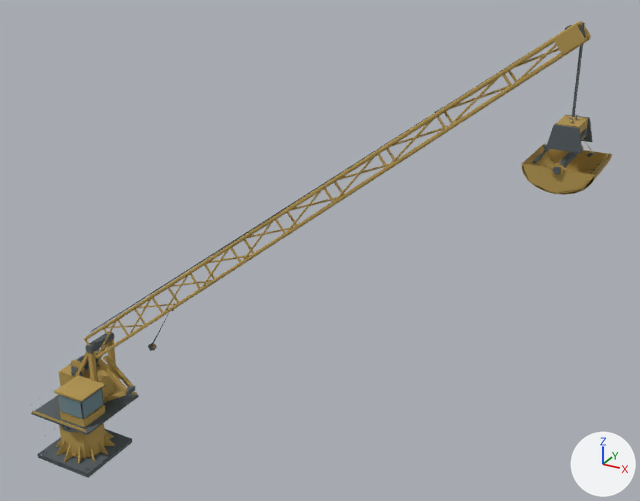
The glTF model resources/models/scenery/port_distance/bulk_distance.glb: old version first, new version second.
One viewpoint serves both versions: a 50 mm lens placed at (46.2, -43.9, 44.6), pointed at (20.0, 3.9, 20.7). Arrows for +X, +Y and +Z are at lower right; the lights stay in place. The first picture is the older version. Vertices at exactly the same position are counted once.

In view in the first picture: 'bulk_distance'.
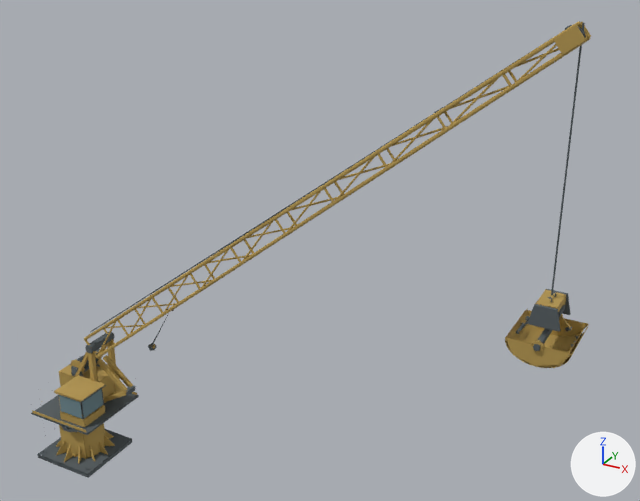
The change, as a list of edits to the scene's bpy script:
```text
Change me_crane_pedestal_cube_001:
    where me_crane_pedestal_cube_001.from_pydata(...)  # 6806 vertices, 6087 faces; spans x -4.0..37.7, y -2.7..4.9, z 0.0..37.1
    used by ob_bulk_distance; location = (0.0, 0.0, 0.0)
    me_crane_pedestal_cube_001 part 1: the loose piece of 4 vertices spanning x 35.2..36.4, y 1.6..3.6, z 32.0..32.1 is moved by (0.0, 0.0, -10.5)
    me_crane_pedestal_cube_001 part 2: the loose piece of 4 vertices spanning x 36.4, y 1.6..3.6, z 31.1..32.0 is moved by (0.0, 0.0, -10.5)
    me_crane_pedestal_cube_001 part 3: the loose piece of 40 vertices spanning x 35.8..37.7, y 0.6..4.7, z 28.6..30.0 is moved by (0.0, 0.0, -10.5)
    me_crane_pedestal_cube_001 part 4: the loose piece of 4 vertices spanning x 35.8..37.7, y 4.6, z 28.6..29.9 is moved by (0.0, 0.0, -10.5)
    me_crane_pedestal_cube_001 part 5: the loose piece of 4 vertices spanning x 35.8..37.7, y 0.7, z 28.6..29.9 is moved by (0.0, 0.0, -10.5)
    me_crane_pedestal_cube_001 part 6: the loose piece of 5 vertices spanning x 35.5..36.2, y 0.5, z 29.6..30.3 is moved by (0.0, 0.0, -10.5)
    me_crane_pedestal_cube_001 part 7: 411 of 6806 vertices moved; they spanned x 33.9..37.7, y 0.4..4.9, z 28.5..36.7 and now span x 33.9..37.7, y 0.4..4.9, z 18.0..36.7; mean shift (0.0, 0.0, -10.3); largest move (35.8, 2.9, 36.7) -> (35.8, 2.3, 21.7)
```

Location of each change, [x1, y1, x2, y2] in pixels of the pictures (640 x 501 px; the box of a moved part takes in the faces that stretch with it):
'bulk_distance', reshaped
    before: [31, 21, 612, 478]
    after: [31, 21, 591, 478]
part 1 of me_crane_pedestal_cube_001, moved or reshaped
    before: [556, 115, 588, 127]
    after: [536, 290, 566, 308]
part 2 of me_crane_pedestal_cube_001, moved or reshaped
    before: [579, 119, 588, 140]
    after: [557, 295, 566, 312]
part 3 of me_crane_pedestal_cube_001, moved or reshaped
    before: [555, 150, 612, 195]
    after: [536, 318, 588, 368]
part 4 of me_crane_pedestal_cube_001, moved or reshaped
    before: [574, 150, 611, 171]
    after: [554, 318, 589, 337]
part 5 of me_crane_pedestal_cube_001, moved or reshaped
    before: [565, 170, 592, 175]
    after: [544, 347, 572, 354]
part 6 of me_crane_pedestal_cube_001, moved or reshaped
    before: [550, 164, 563, 176]
    after: [531, 342, 543, 352]
part 7 of me_crane_pedestal_cube_001, moved or reshaped
    before: [522, 23, 600, 195]
    after: [505, 23, 585, 367]
